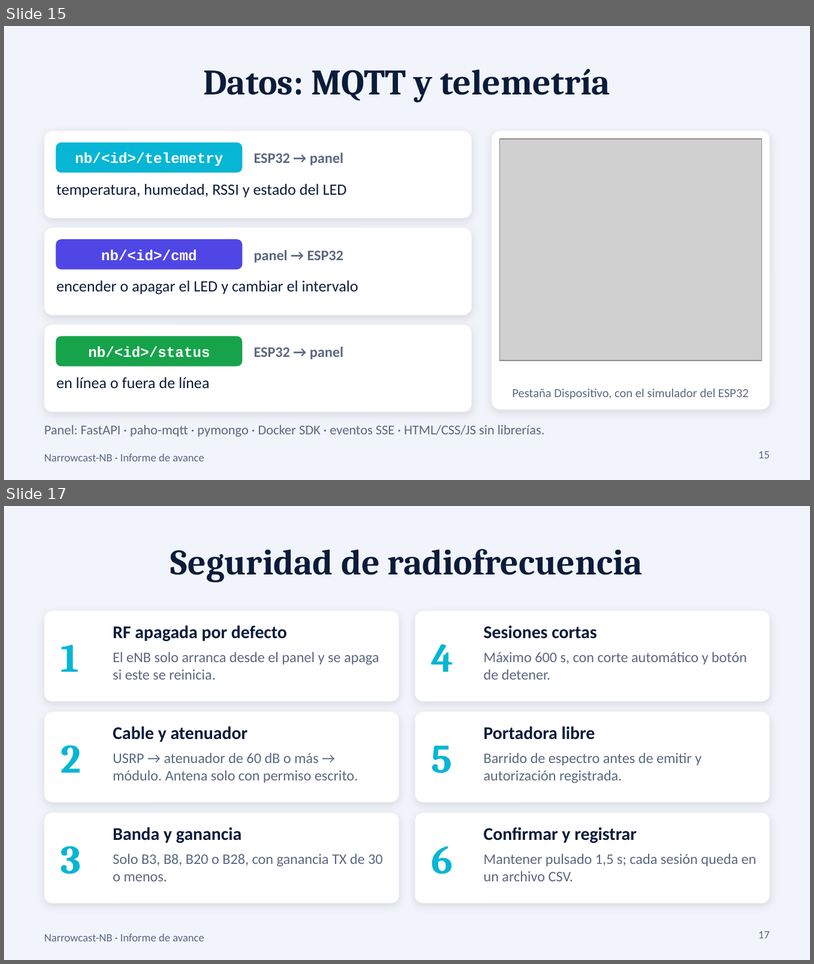
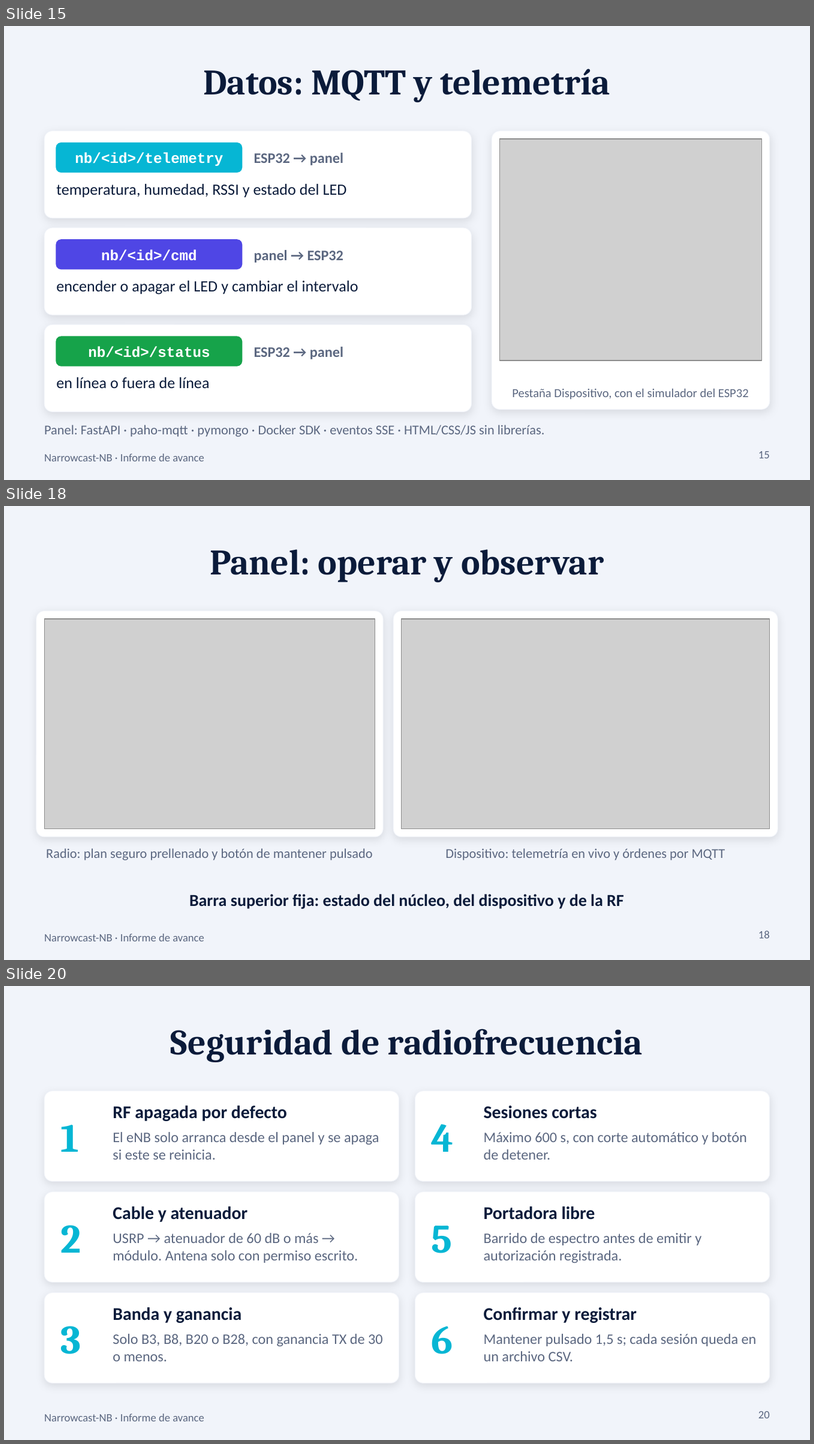
Before and after one commit to franco0209/Narrowcast-NB, a slide deck: docs/Narrowcast-NB-avance.pptx. Shown one above the other, each under a label of ours: slides 15 and 17 before the commit, slides 15, 18 and 20 after it; the slides between them are not shown. The pictures are 814x964 and 814x1444 pixels, drawn with LibreOffice and Linux fonts; fonts in the diff are those of the drawing; grey boxes stand for pictures. Boxes give left, top, right and bottom in pixels: in the first picture for what was removed or moved away, otherwise in the second. Text is boxed around its words. In the diff, an @@ line names an element or a change of style, - is before the commit and + after.

Commit message:
Docs: arquitectura, panel y docker/compilacion; presentacion actualizada con los modulos del panel

```diff
--- a/docs/Narrowcast-NB-avance.pptx
+++ b/docs/Narrowcast-NB-avance.pptx
@@ slide 18 added at bbox=[4, 506, 810, 960], background #F1F4FA; not listed: 1 template element that a slide beside it also shows @@
@@ title added at bbox=[210, 549, 604, 582], 32 pt, text #0B1B3A, bold @@
+Panel: operar y observar
@@ rounded rectangle added at bbox=[36, 611, 383, 837], fill #FFFFFF, outline #F1F4FA 0.5 pt @@
@@ rounded rectangle added at bbox=[393, 611, 778, 837], fill #FFFFFF, outline #F1F4FA 0.5 pt @@
@@ picture added at bbox=[44, 619, 375, 829] @@
@@ picture added at bbox=[402, 619, 770, 829] @@
@@ text added at bbox=[46, 848, 373, 860], 12 pt, text #5B6780 @@
+Radio: plan seguro prellenado y botón de mantener pulsado
@@ text added at bbox=[446, 848, 726, 860], 12 pt, text #5B6780 @@
+Dispositivo: telemetría en vivo y órdenes por MQTT
@@ text added at bbox=[189, 894, 624, 909], 15 pt, text #0B1B3A, bold @@
+Barra superior fija: estado del núcleo, del dispositivo y de la RF
@@ page number added at bbox=[759, 930, 770, 938], 10 pt, text #5B6780 @@
+18
@@ what was slide 17 is now slide 20 @@
@@ page number at bbox=[759, 1411, 770, 1418]: text changed @@
-17
+20
```
Also in this commit, not shown: 6 slides changed, 2 other slides added, 5 other files.
